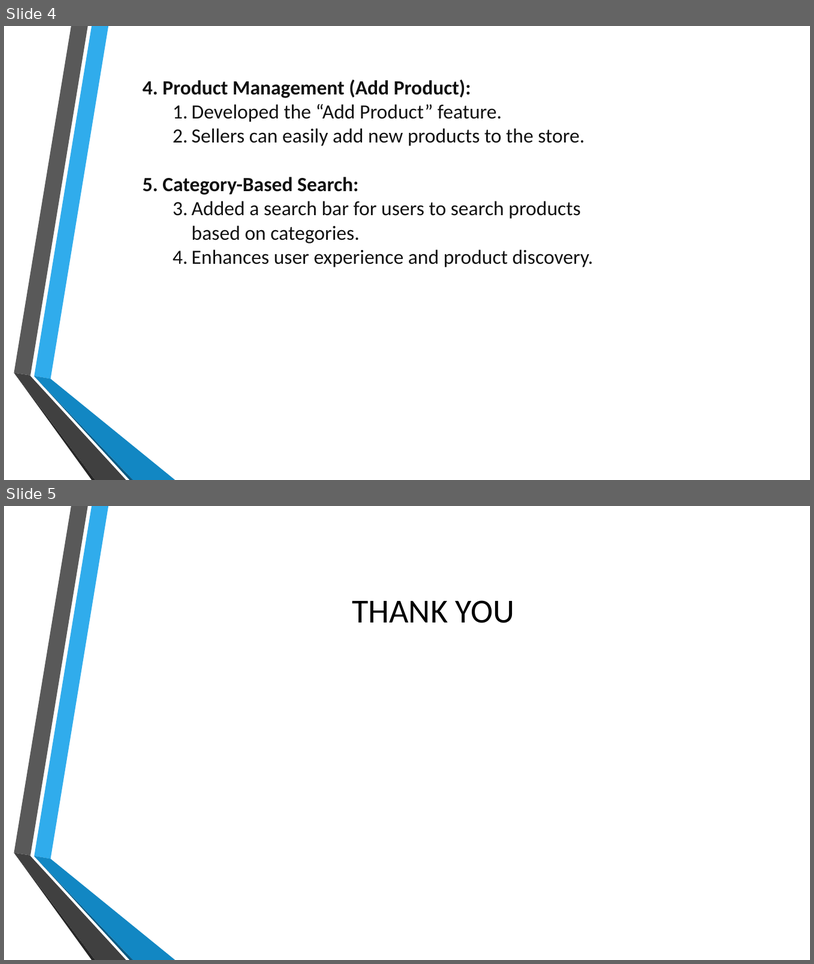
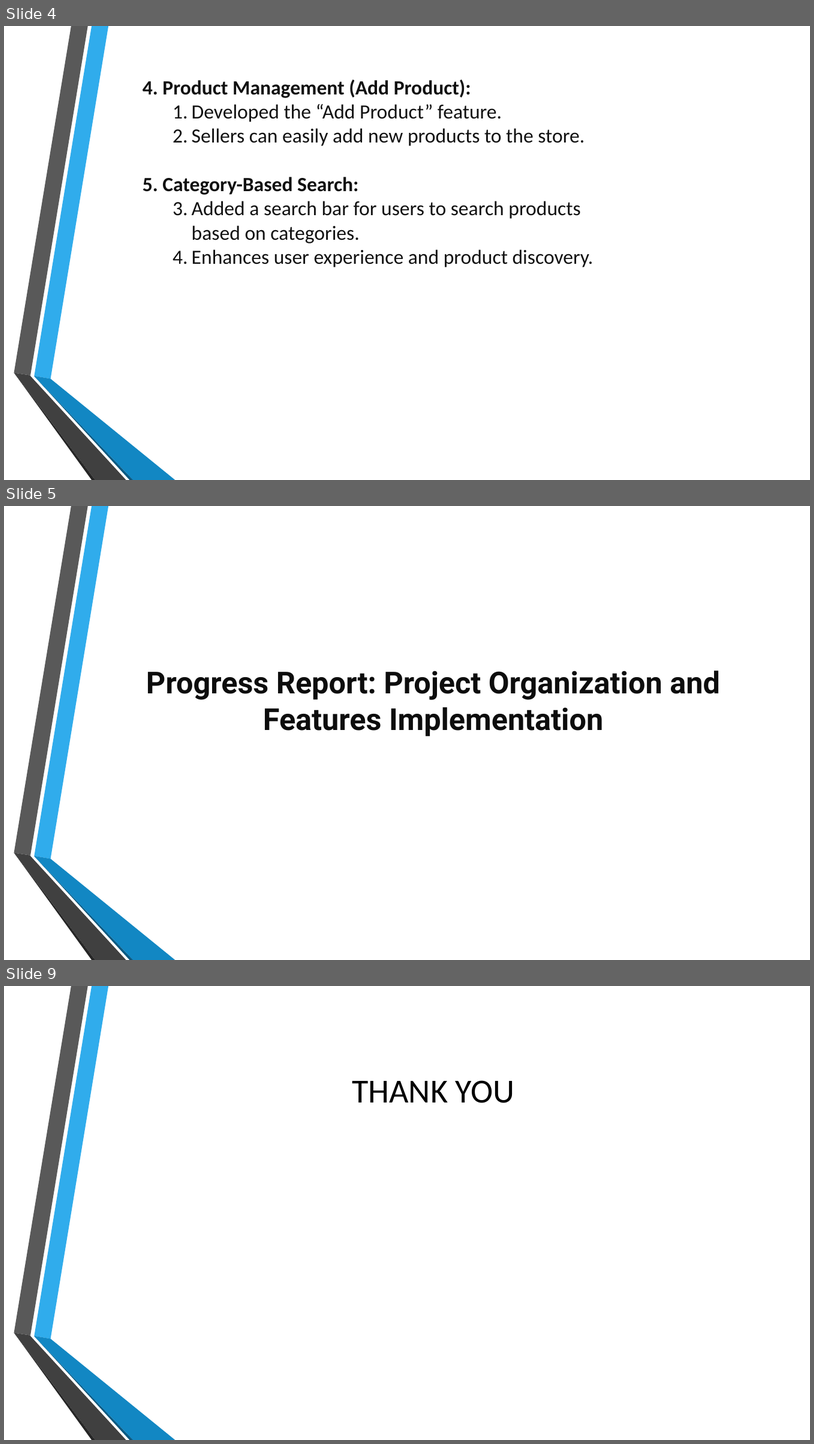
Before and after one commit to tushar-nanda/pp, a slide deck: Parallax.pptx. Shown one above the other, each under a label of ours: slides 4 and 5 before the commit, slides 4, 5 and 9 after it; the slides between them are not shown. The pictures are 814x964 and 814x1444 pixels, drawn with LibreOffice and Linux fonts; fonts in the diff are those of the drawing; background and template pictures are left out. Boxes give left, top, right and bottom in pixels: in the first picture for what was removed or moved away, otherwise in the second. Text is boxed around its words. In the diff, an @@ line names an element or a change of style, - is before the commit and + after.

```diff
--- a/Parallax.pptx
+++ b/Parallax.pptx
@@ slide 5 added at box(4, 506, 810, 960), background picture (left out); not listed: 6 template elements that a slide beside it also shows @@
@@ title added at box(146, 670, 720, 736), 36 pt, text #0D0D0D, bold @@
+Progress Report: Project Organization and Features Implementation
@@ what was slide 5 is now slide 9 @@
```
Also in this commit, not shown: 3 other slides added, 2 other files.
